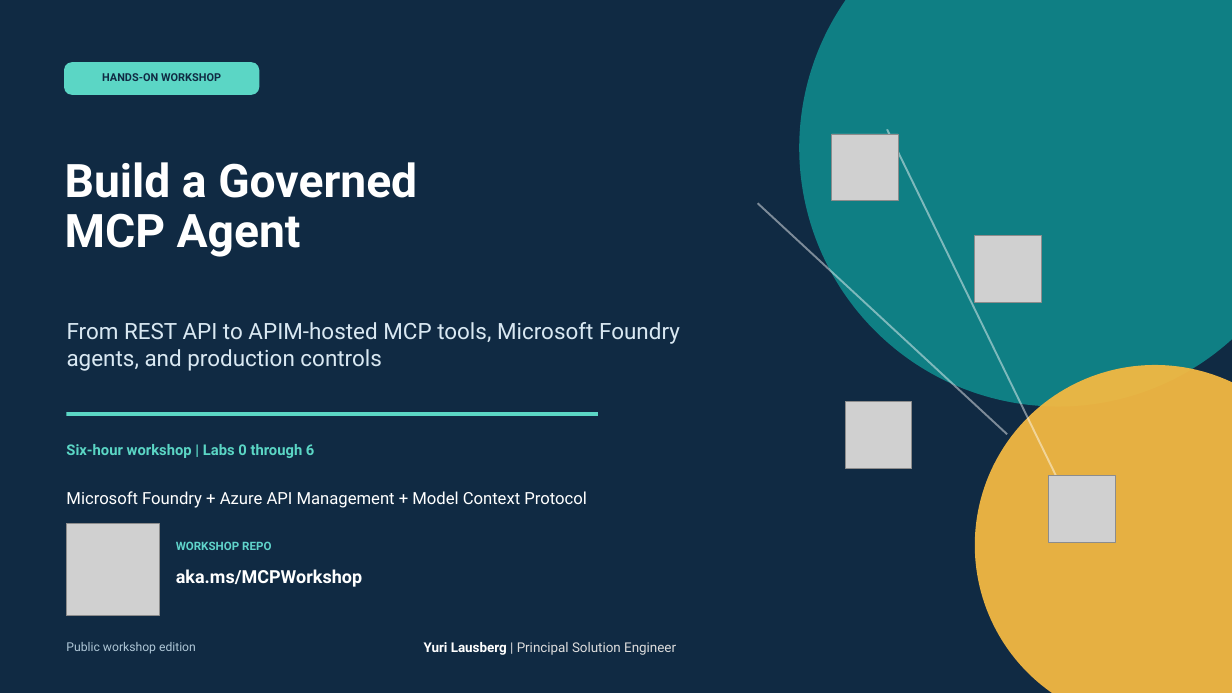
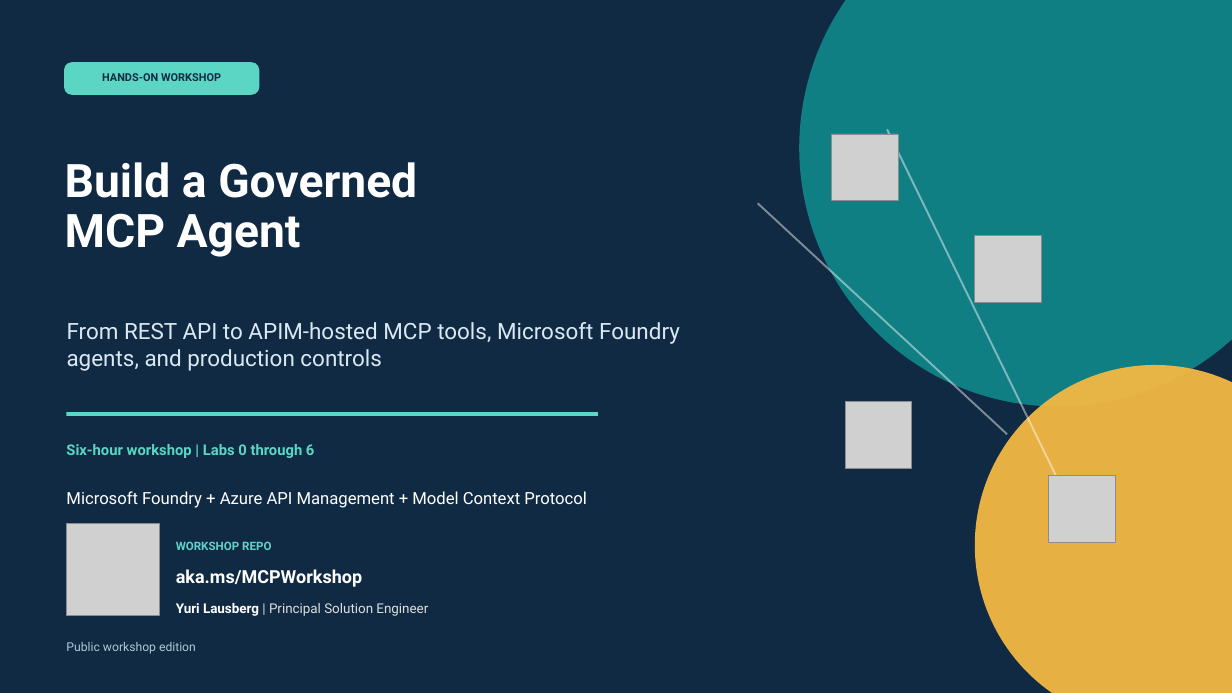
Before and after one commit to yurilausberg/foundry-apim-mcp-workshop, a slide deck: slide 1 of docs/foundry-apim-mcp-workshop.pptx. Drawn at 1232x693 pixels with LibreOffice and Linux fonts; fonts in the diff are those of the drawing; grey boxes stand for pictures. Boxes give left, top, right and bottom in pixels: in the first picture for what was removed or moved away, otherwise in the second. Text is boxed around its words. In the diff, an @@ line names an element or a change of style, - is before the commit and + after.

```diff
--- a/docs/foundry-apim-mcp-workshop.pptx
+++ b/docs/foundry-apim-mcp-workshop.pptx
@@ text "Yuri Lausberg | Principal Solution ...": place and size @@
-text "Yuri Lausberg | Principal Solution ..." at (424,642,676,655)
+text "Yuri Lausberg | Principal Solution ..." at (176,603,428,616)
```
